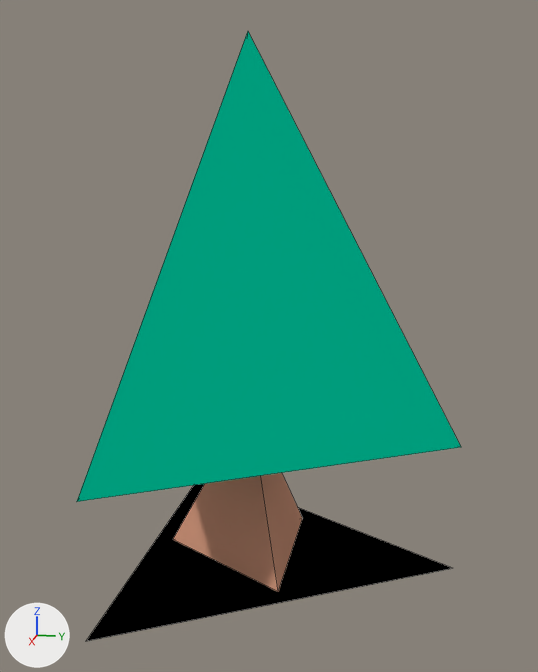
Two versions of the Blender file models/vtree.blend, one commit apart.
Both versions are drawn from a 50 mm camera at (1.605, 0.366, 0.935) aimed at (0.027, 0.05, 0.54). Arrows for +X, +Y and +Z are at lower left; the lights stay in place. Mesh edges are drawn as thin lines.

Objects in the first picture: 'tree'.
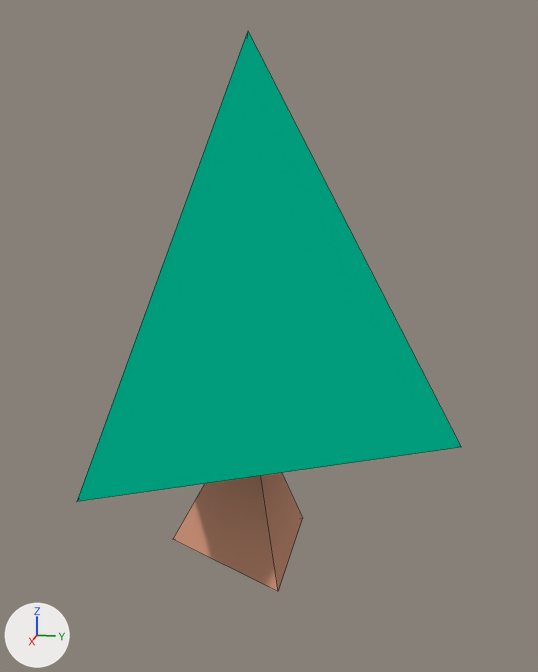
The change, as a list of edits to the scene's bpy script:
```text
Change me_cylinder:
    where me_cylinder.from_pydata(...)  # 11 vertices, 7 faces; spans x -0.416..0.416, y -0.24..0.48, z 0.0..1.18
    used by ob_tree; location = (0.0, 0.0, 0.0)
    me_cylinder part 1: the loose piece of 3 vertices spanning x -0.416..0.416, y -0.24..0.48, z 0.0 is deleted
    remove me_cylinder.materials.append(mat_shadow)  # black #000000
```

Where the change shows, as pixel boxes [x1, y1, x2, y2] in the pictures (538 x 672 px):
'tree', reshaped (8% shorter): before [77, 31, 461, 642]; after [77, 31, 461, 592]
part 1 of me_cylinder, deleted (black): before [86, 484, 453, 642]
